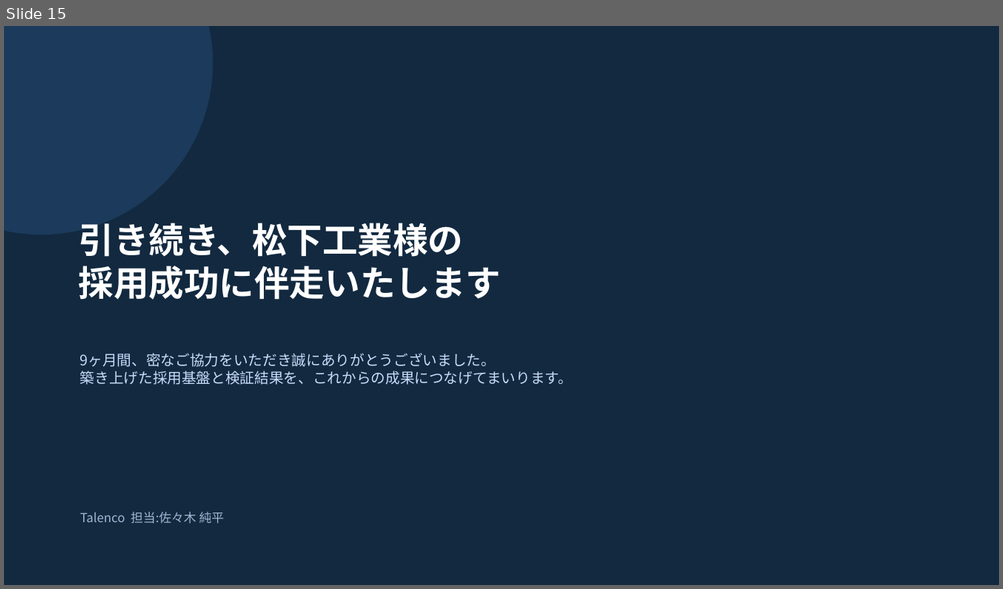
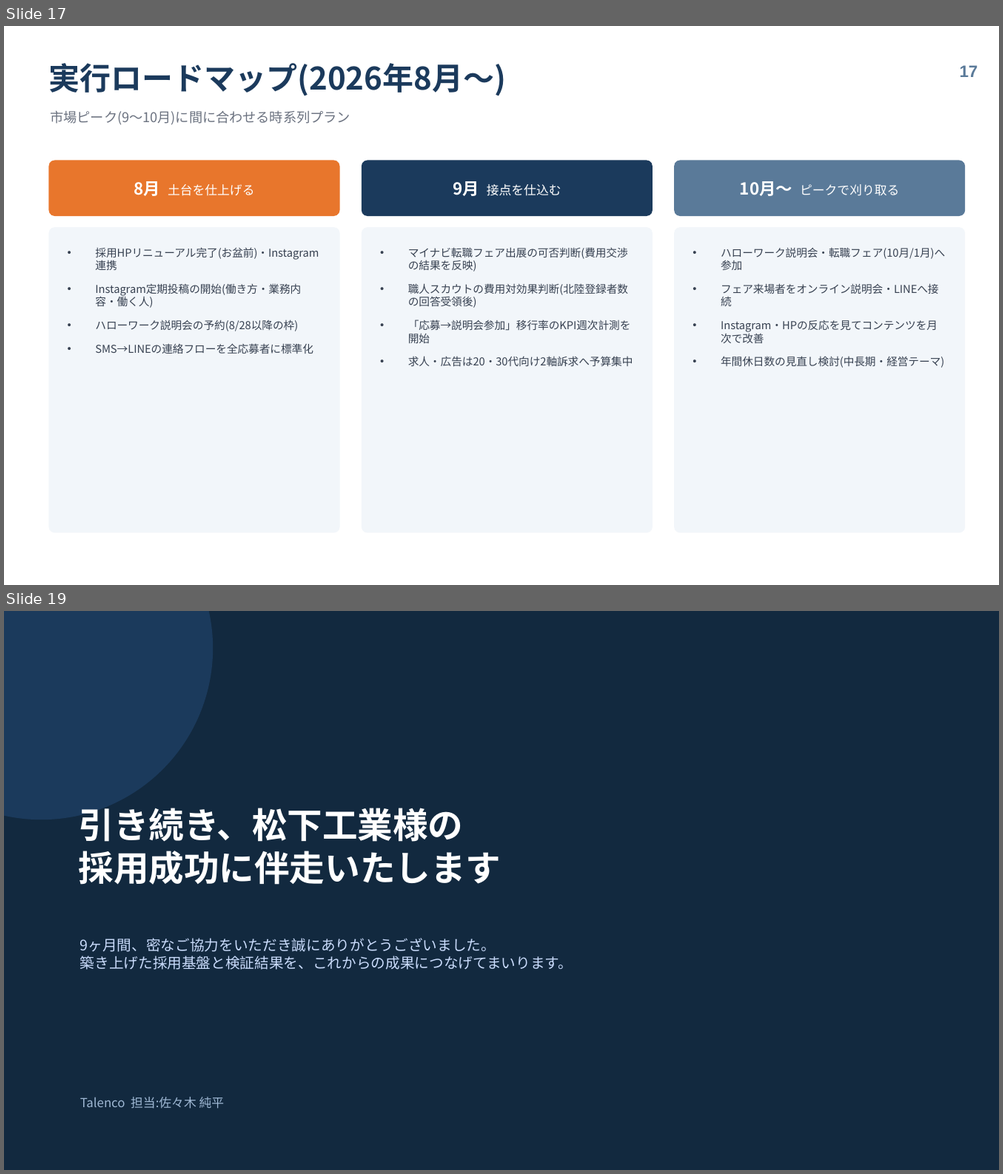
Before and after one commit to talenco0701/agency-agents, a slide deck: reports/matsushita-kogyo/松下工業様_採用強化支援_総括レポート.pptx. Shown one above the other, each under a label of ours: slide 15 before the commit, slides 17 and 19 after it; the slides between them are not shown. The pictures are 1003x589 and 1003x1174 pixels, drawn with LibreOffice and Linux fonts; fonts in the diff are those of the drawing. Boxes give left, top, right and bottom in pixels: in the first picture for what was removed or moved away, otherwise in the second. Text is boxed around its words. In the diff, an @@ line names an element or a change of style, - is before the commit and + after.

```diff
--- a/reports/matsushita-kogyo/松下工業様_採用強化支援_総括レポート.pptx
+++ b/reports/matsushita-kogyo/松下工業様_採用強化支援_総括レポート.pptx
@@ slide 17 added at (4, 26, 999, 585), background #FFFFFF @@
@@ text added at (48, 63, 506, 96), 30 pt, text #1B3A5C, bold @@
+実行ロードマップ(2026年8月〜)
@@ text added at (959, 65, 978, 77), 16 pt, text #5A7A99, bold @@
+17
@@ text added at (50, 110, 350, 125), 13 pt, text #6B7280 @@
+市場ピーク(9〜10月)に間に合わせる時系列プラン
@@ rounded rectangle added at (48, 160, 340, 216), fill #E8762C @@
@@ rounded rectangle added at (361, 160, 652, 216), fill #1B3A5C @@
@@ rounded rectangle added at (674, 160, 965, 216), fill #5A7A99 @@
@@ text added at (134, 181, 255, 196), 12 pt, text #FFFFFF @@
+8月 土台を仕上げる
@@ text added at (452, 181, 561, 196), 12 pt, text #FFFFFF @@
+9月 接点を仕込む
@@ text added at (740, 181, 899, 196), 12 pt, text #FFFFFF @@
+10月〜 ピークで刈り取る
@@ rounded rectangle added at (48, 227, 340, 534), fill #F2F6FA @@
@@ text added at (95, 247, 318, 354), 10.5 pt, text #374151 @@
+• 採用HPリニューアル完了(お盆前)・Instagram連携
+• Instagram定期投稿の開始(働き方・業務内容・働く人)
+• ハローワーク説明会の予約(8/28以降の枠)
+• SMS→LINEの連絡フローを全応募者に標準化
@@ rounded rectangle added at (361, 227, 652, 534), fill #F2F6FA @@
@@ text added at (408, 247, 633, 367), 10.5 pt, text #374151 @@
+• マイナビ転職フェア出展の可否判断(費用交渉の結果を反映)
+• 職人スカウトの費用対効果判断(北陸登録者数の回答受領後)
+• 「応募→説明会参加」移行率のKPI週次計測を開始
+• 求人・広告は20・30代向け2軸訴求へ予算集中
@@ rounded rectangle added at (674, 227, 965, 534), fill #F2F6FA @@
@@ text added at (720, 247, 945, 368), 10.5 pt, text #374151 @@
+• ハローワーク説明会・転職フェア(10月/1月)へ参加
+• フェア来場者をオンライン説明会・LINEへ接続
+• Instagram・HPの反応を見てコンテンツを月次で改善
+• 年間休日数の見直し検討(中長期・経営テーマ)
@@ what was slide 15 is now slide 19 @@
```
Also in this commit, not shown: 2 slides changed, 3 other slides added, 1 other file.
